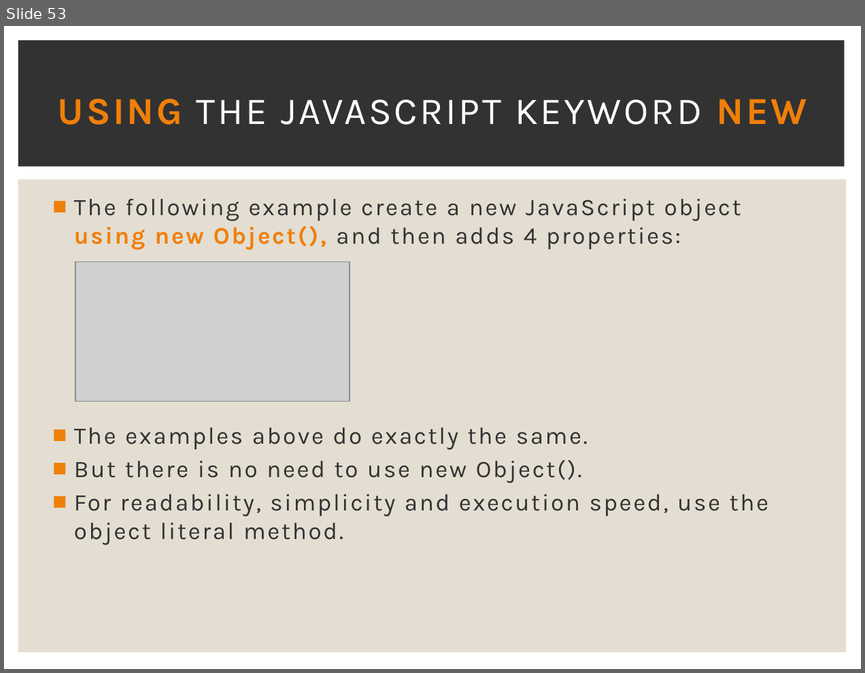
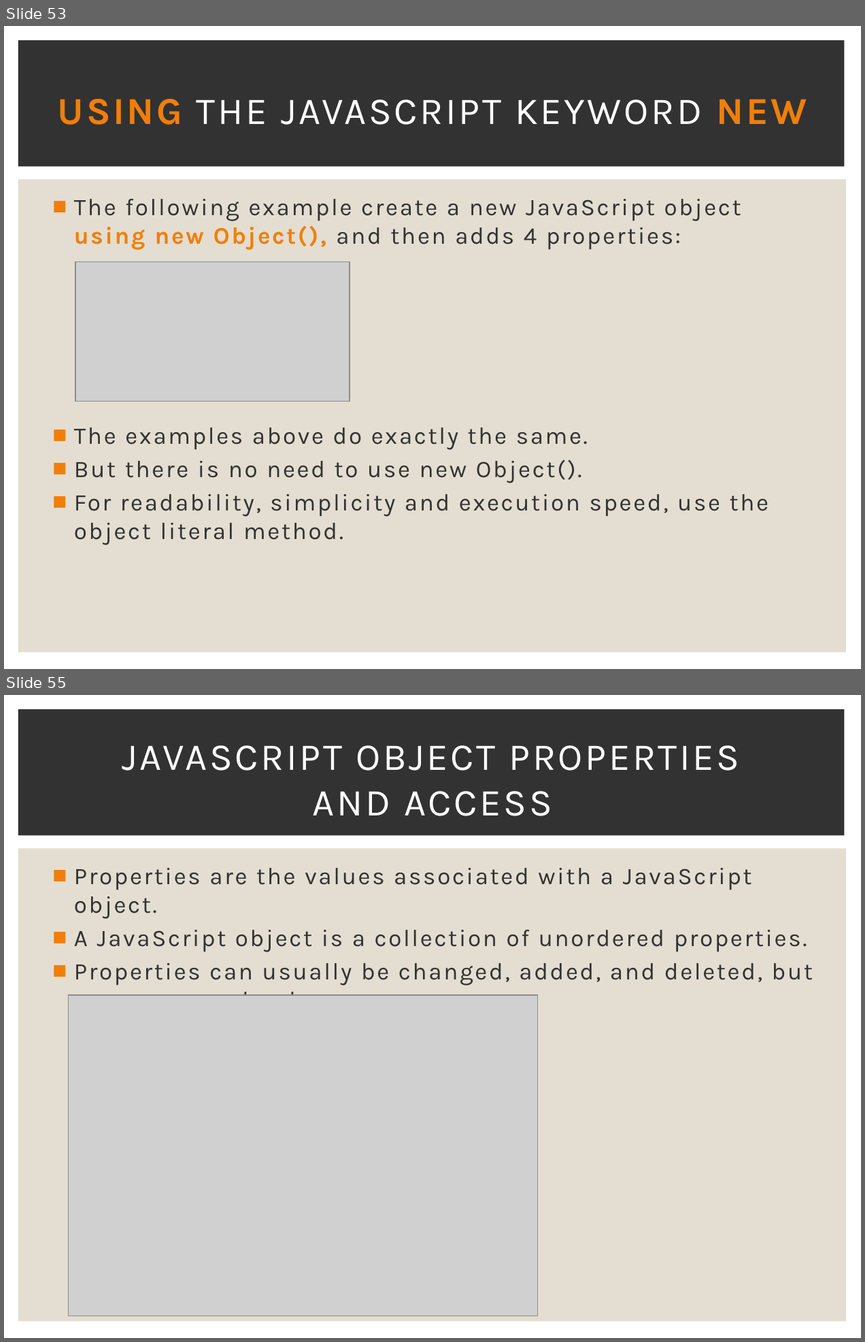
Before and after one commit to Karamihova/Fundamentals-JS, a slide deck: Programming Prep.pptx. Shown one above the other, each under a label of ours: slide 53 before the commit, slides 53 and 55 after it; the slides between them are not shown. The pictures are 865x673 and 865x1342 pixels, drawn with LibreOffice and Linux fonts; fonts in the diff are those of the drawing; grey boxes stand for pictures. Boxes give left, top, right and bottom in pixels: in the first picture for what was removed or moved away, otherwise in the second. Text is boxed around its words. In the diff, an @@ line names an element or a change of style, - is before the commit and + after.

```diff
--- a/Programming Prep.pptx
+++ b/Programming Prep.pptx
@@ slide 55 added at [4, 695, 861, 1338], background #FFFFFF; not listed: 2 template elements that a slide beside it also shows @@
@@ title added at [122, 745, 740, 816], 32 pt, text #FFFFFF @@
+JAVASCRIPT OBJECT PROPERTIES
+AND ACCESS
@@ text added at [74, 868, 813, 996], 20 pt, text #323232 @@
+■ Properties are the values associated with a JavaScript object.
+■ A JavaScript object is a collection of unordered properties.
+■ Properties can usually be changed, added, and deleted, but some are read only.
@@ picture added at [68, 995, 538, 1315] @@
```
Also in this commit, not shown: 1 slide changed, 26 other slides added.
